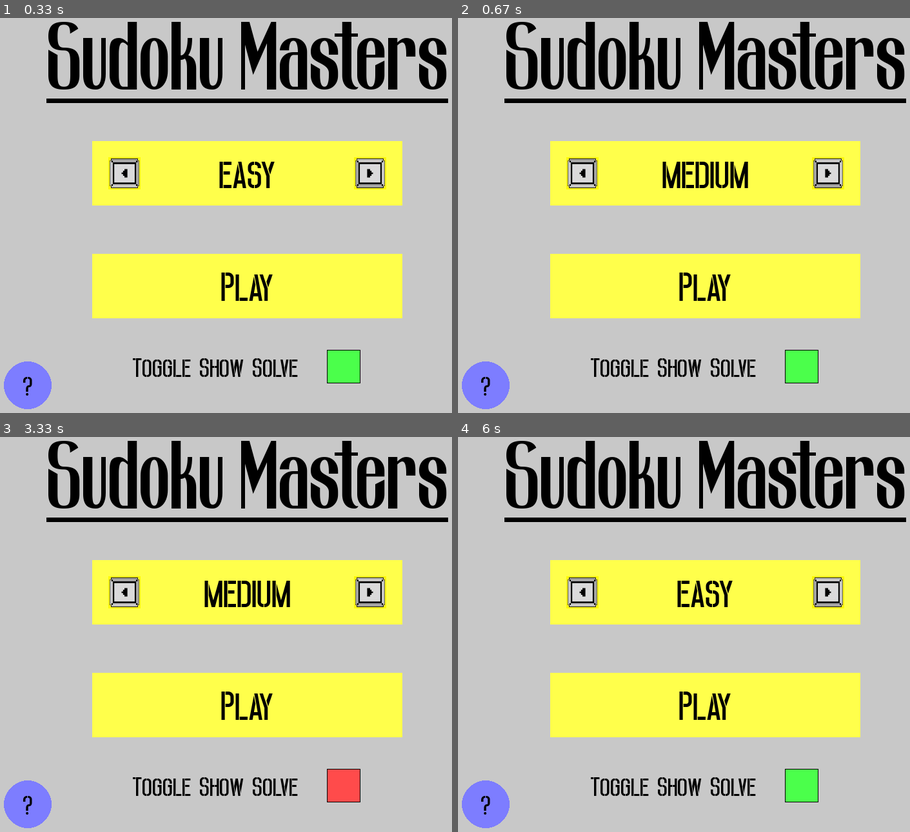
Above: before the commit, frames 1-4 (two rows, left to right).
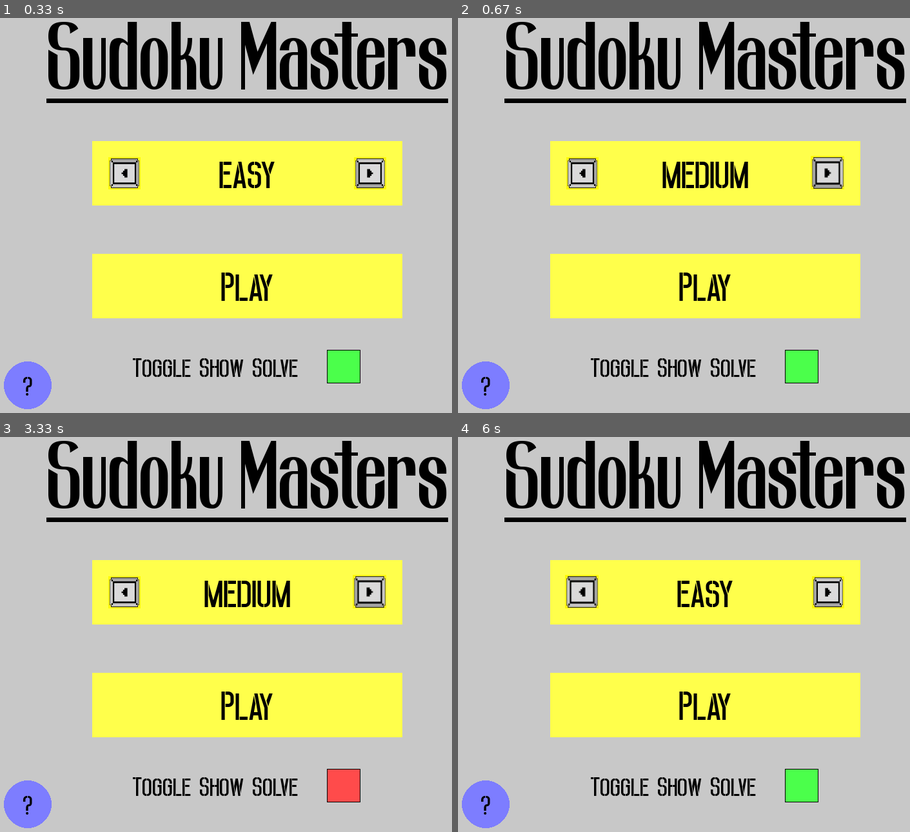
Above: after the commit, the same moments.

Repository: aditya-sahai/Sudoku-Game
Game: pygame game, started from LobbyWindow.py
Same seed, same stepped clock (60 frames per second), same inputs: the game is played once before the commit and once after it.
Inputs (mouse positions are in pixels of both pictures, inside the frame that each line leads up to):
- Up to frame 1 (0.33 s): no input
- Up to frame 2 (0.67 s): click (828, 172) at 0.38 s
- Up to frame 3 (3.33 s): click (126, 591) at 0.72 s; click (94, 543) at 1.05 s; click (343, 784) at 2.38 s; click (357, 575) at 3.22 s
- Up to frame 4 (6 s): click (846, 571) at 3.55 s; click (801, 784) at 4.38 s; click (584, 591) at 5.72 s

Frame 1 is identical in both runs. In frame 2, 0.3% of the frame differs, in the area x 78-86%, y 34-44%; in frame 3, 0.3%; in frame 4, 0.3%.

Commit message:
Making The Change Difficulty Arrow Buttons Change Size On Mouse Hovering

Diff:
--- a/LobbyWindow.py
+++ b/LobbyWindow.py
@@ -87,8 +87,21 @@
         self.settings.win.blit(play_text["text"], play_text["rect"])
         self.settings.win.blit(difficulty_text["text"], difficulty_text["rect"])
 
-        self.settings.win.blit(self.settings.LOBBY_WINDOW_LEFT_ARROW, (self.settings.LEFT_ARROW_X, self.settings.ARROWS_Y))
-        self.settings.win.blit(self.settings.LOBBY_WINDOW_RIGHT_ARROW, (self.settings.RIGHT_ARROW_X, self.settings.ARROWS_Y))
+        # self.settings.win.blit(self.settings.LOBBY_WINDOW_RIGHT_ARROW, (self.settings.RIGHT_ARROW_X, self.settings.ARROWS_Y))
+
+        if self.left_arrow_is_pressed:
+            self.settings.win.blit(self.settings.REDUCED_LOBBY_WINDOW_LEFT_ARROW, (self.settings.LEFT_ARROW_X + self.settings.SIZE_DECREASE_PERCENT / 4, self.settings.ARROWS_Y + self.settings.SIZE_DECREASE_PERCENT / 4))
+        elif self.left_arrow_hovering:
+            self.settings.win.blit(self.settings.ENLARGED_LOBBY_WINDOW_LEFT_ARROW, (self.settings.LEFT_ARROW_X - self.settings.SIZE_INCREASE_PERCENT / 4, self.settings.ARROWS_Y - self.settings.SIZE_INCREASE_PERCENT / 4))
+        else:
+            self.settings.win.blit(self.settings.LOBBY_WINDOW_LEFT_ARROW, (self.settings.LEFT_ARROW_X, self.settings.ARROWS_Y))
+
+        if self.right_arrow_is_pressed:
+            self.settings.win.blit(self.settings.REDUCED_LOBBY_WINDOW_RIGHT_ARROW, (self.settings.RIGHT_ARROW_X + self.settings.SIZE_DECREASE_PERCENT / 4, self.settings.ARROWS_Y + self.settings.SIZE_DECREASE_PERCENT / 4))
+        elif self.right_arrow_hovering:
+            self.settings.win.blit(self.settings.ENLARGED_LOBBY_WINDOW_RIGHT_ARROW, (self.settings.RIGHT_ARROW_X - self.settings.SIZE_INCREASE_PERCENT / 4, self.settings.ARROWS_Y - self.settings.SIZE_INCREASE_PERCENT / 4))
+        else:
+            self.settings.win.blit(self.settings.LOBBY_WINDOW_RIGHT_ARROW, (self.settings.RIGHT_ARROW_X, self.settings.ARROWS_Y))
 
         self.settings.win.blit(toggle_show_solve_text["text"], toggle_show_solve_text["rect"])
         pygame.draw.rect(self.settings.win, self.toggle_box_color, self.settings.TOGGLE_SHOW_SOLVE_BUTTON_RECT)
@@ -119,6 +132,18 @@
             right_arrow_mouse_status = self.settings.make_buttons_responsive(pygame.Rect(self.settings.RIGHT_ARROW_X, self.settings.ARROWS_Y, self.settings.BLOCK_SIZE, self.settings.BLOCK_SIZE), None)
 
             self.play_box_color = play_mouse_status["color"]
+            self.left_arrow_is_pressed = left_arrow_mouse_status["is-pressed"]
+            self.right_arrow_is_pressed = right_arrow_mouse_status["is-pressed"]
+
+            if left_arrow_mouse_status["hovering"]:
+                self.left_arrow_hovering = True
+            else:
+                self.left_arrow_hovering = False
+
+            if right_arrow_mouse_status["hovering"]:
+                self.right_arrow_hovering = True
+            else:
+                self.right_arrow_hovering = False
 
             if left_arrow_mouse_status["is-pressed"] and self.left_arrow_counter >= 4:
                 if self.selected_difficulty_num != 0:
--- a/PygameConfig.py
+++ b/PygameConfig.py
@@ -180,6 +180,14 @@
         self.LOBBY_WINDOW_RIGHT_ARROW = pygame.transform.rotate(self.LOBBY_WINDOW_DIFFICULTY_CHANGE_ARROW, 270)
         self.LOBBY_WINDOW_LEFT_ARROW = pygame.transform.rotate(self.LOBBY_WINDOW_DIFFICULTY_CHANGE_ARROW, 90)
 
+        self.SIZE_INCREASE_PERCENT = 5
+        self.ENLARGED_LOBBY_WINDOW_RIGHT_ARROW = pygame.transform.rotozoom(self.LOBBY_WINDOW_RIGHT_ARROW, 0, 1 + self.SIZE_INCREASE_PERCENT / 100)
+        self.ENLARGED_LOBBY_WINDOW_LEFT_ARROW = pygame.transform.rotozoom(self.LOBBY_WINDOW_LEFT_ARROW, 0, 1 + self.SIZE_INCREASE_PERCENT / 100)
+
+        self.SIZE_DECREASE_PERCENT = 5
+        self.REDUCED_LOBBY_WINDOW_RIGHT_ARROW = pygame.transform.rotozoom(self.LOBBY_WINDOW_RIGHT_ARROW, 0, 1 - self.SIZE_DECREASE_PERCENT / 100)
+        self.REDUCED_LOBBY_WINDOW_LEFT_ARROW = pygame.transform.rotozoom(self.LOBBY_WINDOW_LEFT_ARROW, 0, 1 - self.SIZE_DECREASE_PERCENT / 100)
+
         self.ARROWS_Y = int(self.DIFFICULTY_BOX_Y + 0.5 * self.BLOCK_SIZE)
         self.LEFT_ARROW_X = int(self.DIFFICULTY_BOX_X + 0.5 * self.BLOCK_SIZE)
         self.RIGHT_ARROW_X = int(self.DIFFICULTY_BOX_X + self.DIFFICULTY_BOX_WIDTH - (self.BLOCK_SIZE + self.BLOCK_SIZE * 0.5))
@@ -222,6 +230,7 @@
 
         return {
             "is-pressed": mouse_is_pressed and is_hovering,
+            "hovering": is_hovering,
             "color": color,
         }
 
